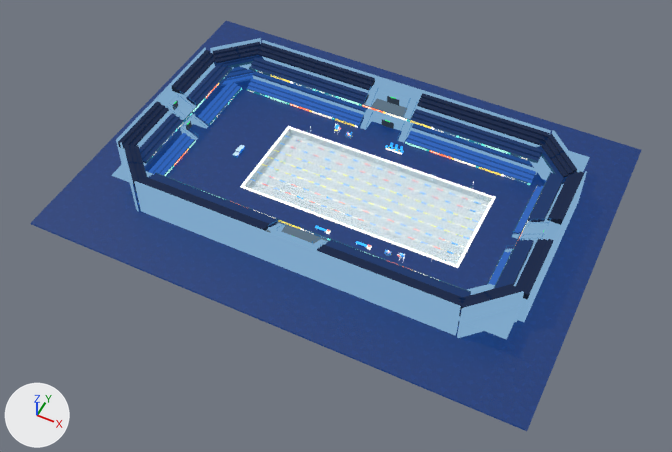
The Blender file sceneresource/SwimmingVenue_Rebuild_FlatColor_editable.blend as it was, and as the next commit left it.
Both versions are drawn from a camera (50 mm lens) standing at (82.0, -129.2, 146.9) and looking at (22.2, -9.7, -2.5). Arrows for +X, +Y and +Z are at lower left; the lights stay in place. The picture after the commit comes second.

Objects in the first picture: 'AccessCore_N_Architecture', 'CornerBackWall_SE', 'CornerSoffit_SE', 'PoolWaterSurface', 'StandBackWall_E', 'StandBackWall_N', 'StandBackWall_S', 'T3RingFloor_O', 'UpperPlatformBatch', 'Venue_Rectangular_Ground', 'lane_float_rope_batch', 'pool_edge_batch' and 160 more.
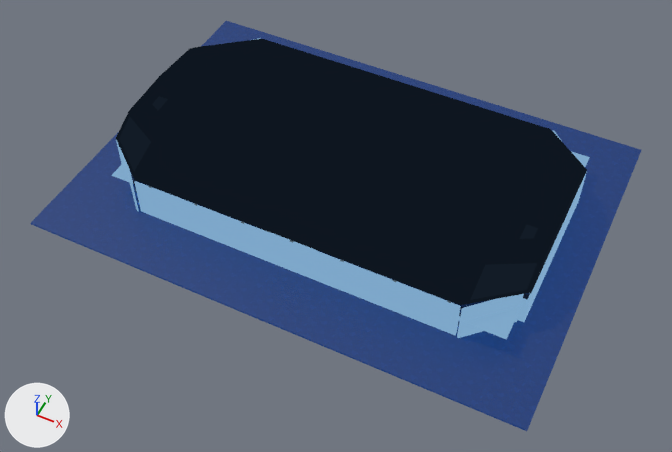
Where the change shows, as pixel boxes (x1, y1, x2, y2) in the pictures (672 x 452 px):
'ceiling_premium_roof_shell', added
    after: (116, 39, 587, 305)
'PoolWaterSurface', unchanged, covered by the edit
    before: (245, 129, 492, 265)
'pool_edge_batch', unchanged, covered by the edit
    before: (240, 126, 496, 268)
'StandBackWall_N', unchanged, covered by the edit
    before: (262, 40, 551, 133)

What changed in the scene script:
```text
Add mat_ceilingarchitecturalvertexcolor:
    mat_ceilingarchitecturalvertexcolor = bpy.data.materials.new('CeilingArchitecturalVertexColor')
    mat_ceilingarchitecturalvertexcolor.use_nodes = True; mat_ceilingarchitecturalvertexcolor.node_tree.nodes.clear()
    _N = mat_ceilingarchitecturalvertexcolor.node_tree.nodes; _L = mat_ceilingarchitecturalvertexcolor.node_tree.links
    n0 = _N.new('ShaderNodeOutputMaterial'); n0.name = 'Material Output'
    n1 = _N.new('ShaderNodeEmission'); n1.name = 'Emission'
    n2 = _N.new('ShaderNodeVertexColor'); n2.name = 'Color Attribute'
    n2.layer_name = 'CeilingColor'
    _L.new(n2.outputs[0], n1.inputs[0])  # 'Color' to 'Color'
    _L.new(n1.outputs[0], n0.inputs[0])  # 'Emission' to 'Surface'
Add me_ceiling_premium_roof_shell_mesh_001:
    me_ceiling_premium_roof_shell_mesh_001.from_pydata(...)  # 88 vertices, 54 faces; spans x -26.6..66.9, y -26.6..26.6, z 9.3..13.8
    me_ceiling_premium_roof_shell_mesh_001.materials.append(mat_ceilingarchitecturalvertexcolor)
Add ob_ceiling_premium_roof_shell:
    ob_ceiling_premium_roof_shell = bpy.data.objects.new('ceiling_premium_roof_shell', me_ceiling_premium_roof_shell_mesh_001)
    ob_ceiling_premium_roof_shell.location = (0.0, 0.0, 0.0)
```
